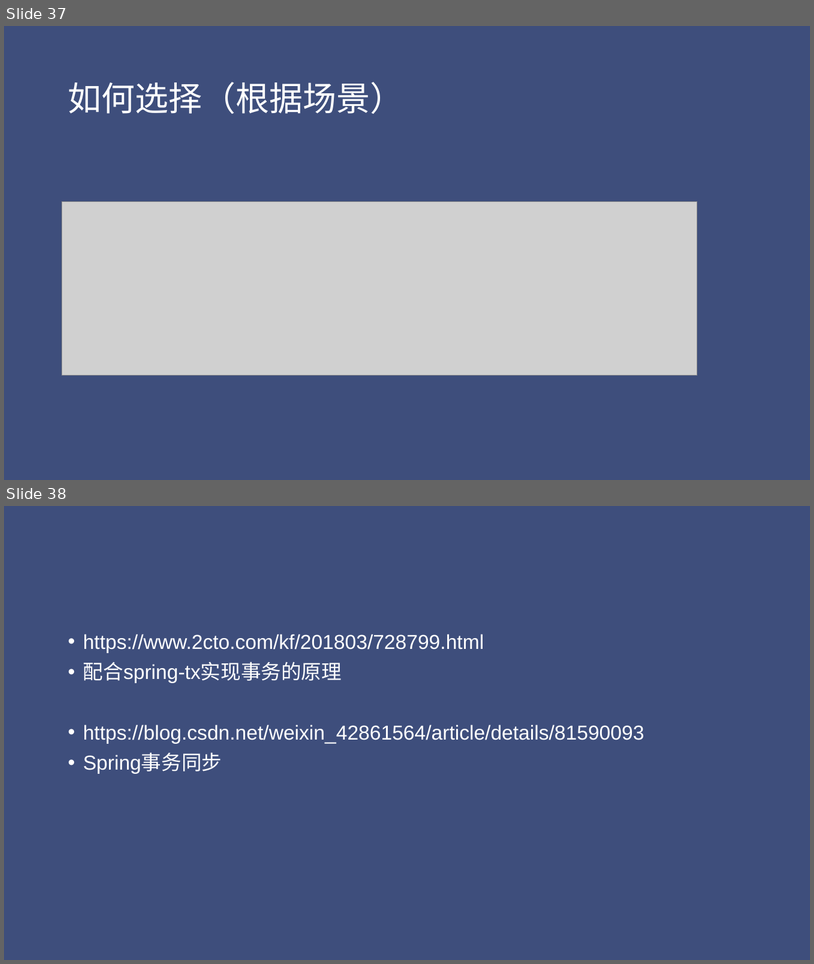
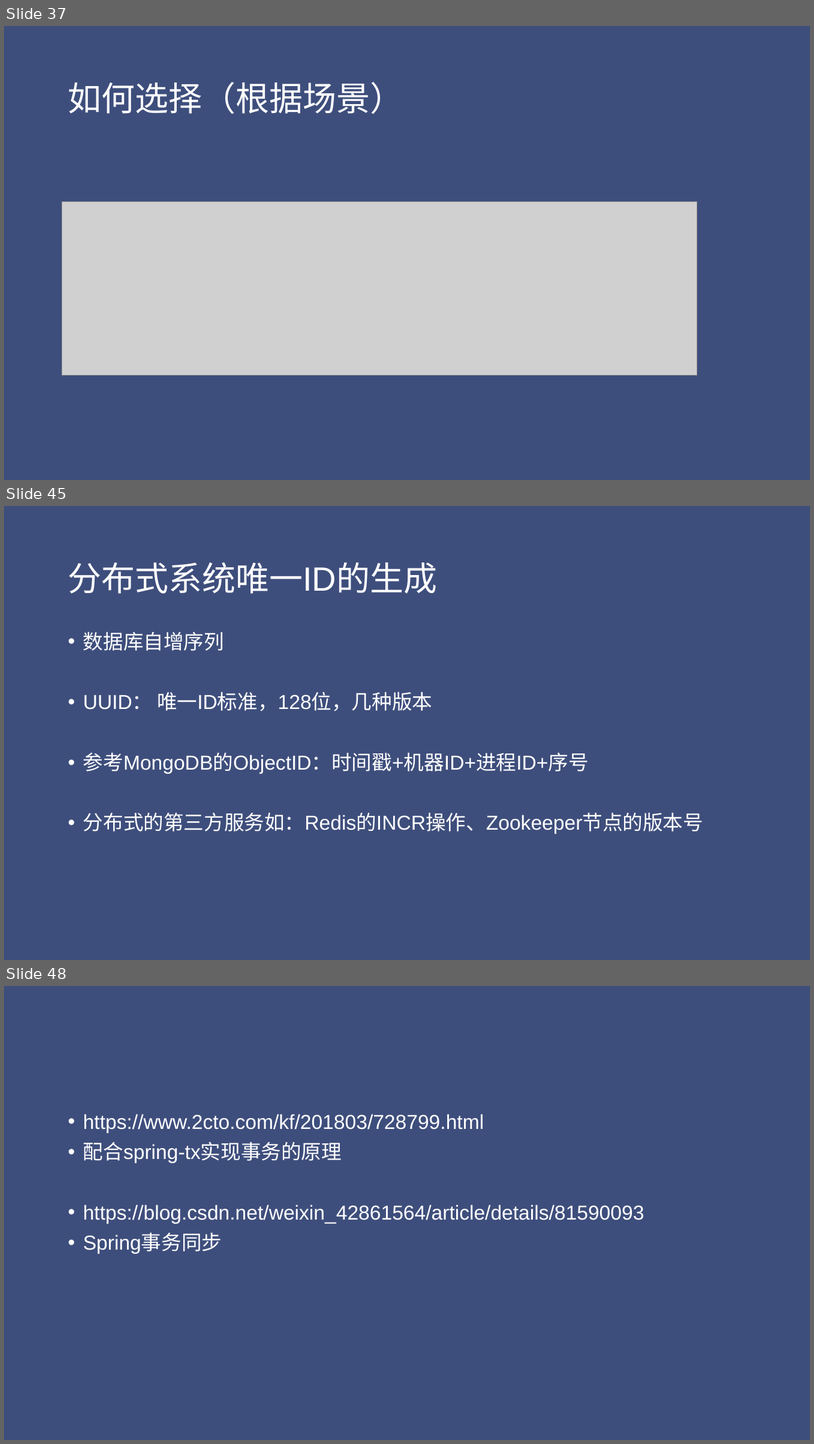
Before and after one commit to jungle0127/springcloudstudy, a slide deck: docs/distributedsystemtransaction.pptx. Shown one above the other, each under a label of ours: slides 37 and 38 before the commit, slides 37, 45 and 48 after it; the slides between them are not shown. The pictures are 814x964 and 814x1444 pixels, drawn with LibreOffice and Linux fonts; fonts in the diff are those of the drawing; grey boxes stand for pictures. Boxes give left, top, right and bottom in pixels: in the first picture for what was removed or moved away, otherwise in the second. Text is boxed around its words. In the diff, an @@ line names an element or a change of style, - is before the commit and + after.

Commit message:
added more slides for ds1

```diff
--- a/docs/distributedsystemtransaction.pptx
+++ b/docs/distributedsystemtransaction.pptx
@@ slide 45 added at (x1=4, y1=506, x2=810, y2=960), background #3E4E7C @@
@@ title added at (x1=68, y1=562, x2=437, y2=594), 40 pt, text #FFFFFF @@
+分布式系统唯一ID的生成
@@ text added at (x1=83, y1=631, x2=704, y2=834), 24 pt, text #FFFFFF @@
+• 数据库自增序列
+• UUID： 唯一ID标准，128位，几种版本
+• 参考MongoDB的ObjectID：时间戳+机器ID+进程ID+序号
+• 分布式的第三方服务如：Redis的INCR操作、Zookeeper节点的版本号
@@ what was slide 38 is now slide 48 @@
```
Also in this commit, not shown: 9 other slides added.
